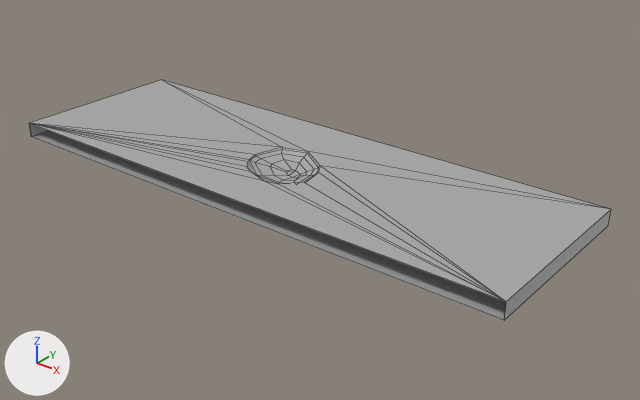
One commit to the FBX model Assets/Meshes/Road/SM_Road_012.fbx: the scene before it, then after it.
Both versions are drawn from a 50 mm camera at (6.13, -18.24, 8.99) aimed at (-6.66, -2.26, -0.92). The axes (+X, +Y, +Z) are drawn at lower left. The lights are the same throughout. The older version comes first. Mesh edges are drawn as thin lines. Where no turn or scale is listed for an object, it has been applied to the vertices.

Script lines for the objects in view, before the commit:
```python
me_mesh = bpy.data.meshes.new('Mesh')
me_mesh.from_pydata(...)  # 61 vertices, 64 faces; spans x -15.0..0.0, y -5.0..0.0, z -0.4..0.0
me_mesh.materials.append(mat_standardsurface1)  # grey #aaaaaa
# before: 0 (0.0, -5.0, -0.4) at pixel (504, 320), 1 (0.0, 0.0, -0.4) at pixel (608, 225), 2 (0.0, 0.0, 0.0) at pixel (611, 209), 5 (-15.0, -5.0, -0.4) at pixel (31, 136), 6 (-15.0, 0.0, -0.4)
# before: 7 (-15.0, 0.0, 0.0) at pixel (161, 79), 13 (-6.8, -3.7, 0.0) at pixel (278, 184), 14 (-7.2, -3.7, 0.0) at pixel (264, 181), 15 (-7.6, -3.6, 0.0) at pixel (256, 174), 16 (-7.8, -3.6, 0.0) at pixel (250, 171)
# before: 17 (-8.1, -3.4, 0.0) at pixel (246, 166), 18 (-8.3, -3.1, 0.0) at pixel (248, 161), 19 (-8.4, -3.0, 0.0) at pixel (249, 159), 21 (-15.0, -5.0, 0.0) at pixel (29, 123), 53 (-6.9, -3.6, -0.1) at pixel (277, 183)
# before: 58 (-7.6, -3.6, 0.0) at pixel (257, 175), 59 (-8.3, -3.0, 0.0) at pixel (249, 160)
ob_sm_road_012 = bpy.data.objects.new('SM_Road_012', me_mesh)
ob_sm_road_012.location = (0.0, 0.0, 0.0)
```
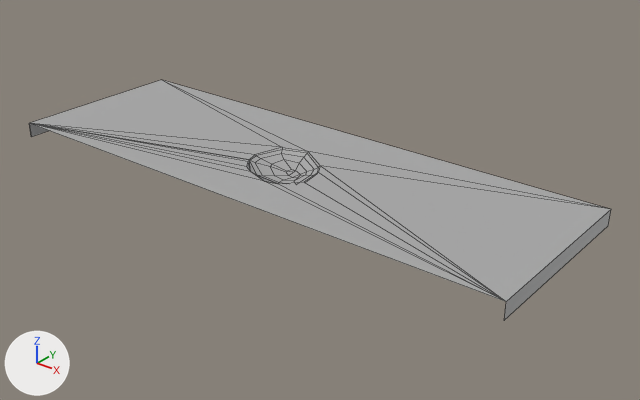
The newer file is also turned or shifted as a whole; pictures and numbers use the older file's frame.

Location of each change, [x1, y1, x2, y2] in pixels of the pictures (640 x 400 px):
part 1 of me_mesh, cut back
    before: [32, 124, 506, 320]
    after: [37, 124, 277, 184]

The change, as a list of edits to the scene's bpy script:
```text
Change me_mesh:
    used by ob_sm_road_012; location = (0.0, 0.0, 0.0)
    verts and faces of me_mesh; kept vertices keep their numbers, new ones are numbered from 61
    remove me_mesh.from_pydata(...)  # 61 vertices, 64 faces; spans x -15.0..0.0, y -5.0..0.0, z -0.4..0.0
    add me_mesh.from_pydata(...)  # 62 vertices, 70 faces; spans x -15.0..0.0, y -5.0..0.0, z -0.4..0.0
    me_mesh part 1
    add delete_faces([(0, 5, 6, 1), (1, 6, 7, 2), (13, 53, 58, 15, 14), (18, 19, 21), (15, 58, 59, 19, 18, 17, 16)])
    add verts[61] = (-8.4, -3.0, 0.0)  # pixel (249, 159)
    add faces += [(15, 53, 58), (14, 53, 15), (13, 53, 14), (19, 21, 61), (18, 61, 21), (58, 59, 61)]
    add faces += [(15, 58, 16), (16, 58, 61), (16, 61, 18), (16, 18, 17), (19, 61, 59)]
```
